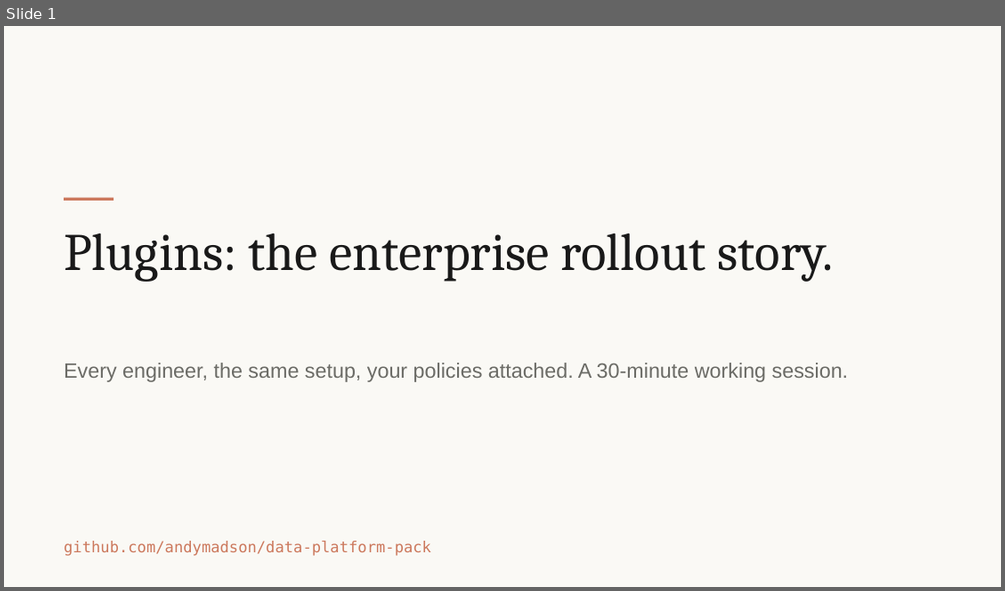
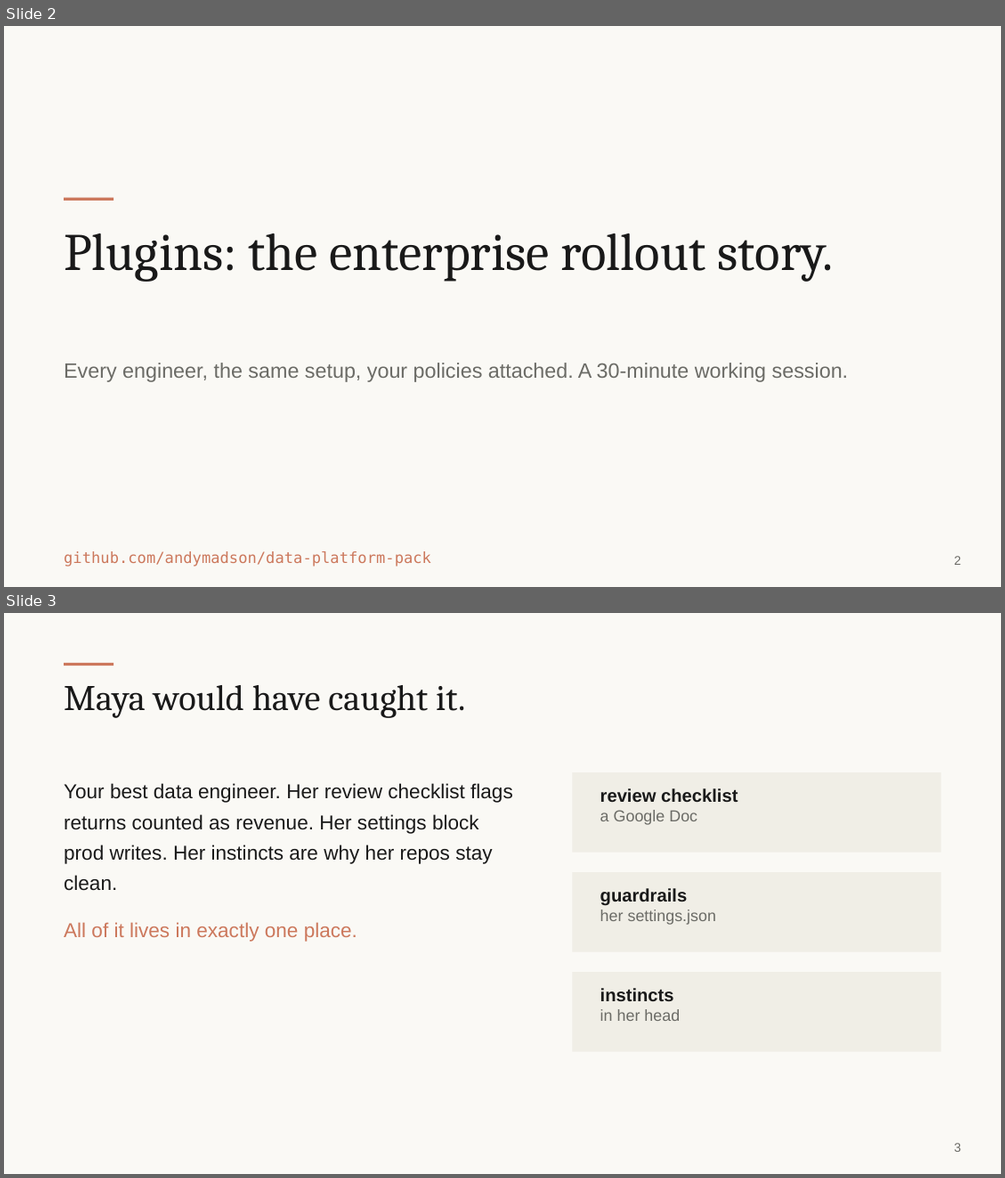
Before and after one commit to andymadson/data-platform-pack, a slide deck: enablement/deck/presentation-deck.pptx. Shown one above the other, each under a label of ours: slide 1 before the commit, slides 2 and 3 after it. The pictures are 1005x591 and 1005x1178 pixels, drawn with LibreOffice and Linux fonts; fonts in the diff are those of the drawing. Boxes give left, top, right and bottom in pixels: in the first picture for what was removed or moved away, otherwise in the second. Text is boxed around its words. In the diff, an @@ line names an element or a change of style, - is before the commit and + after.

Commit message:
Room deck rebuilt as a story: the wrong dashboard number, Maya, and four live beats with terminal receipts

```diff
--- a/enablement/deck/presentation-deck.pptx
+++ b/enablement/deck/presentation-deck.pptx
@@ slide 3 added at [4, 613, 1001, 1174], background #FAF9F5 @@
@@ rectangle added at [64, 663, 113, 666], fill #CC785C @@
@@ text added at [64, 685, 465, 718], 26 pt, text #191919 @@
+Maya would have caught it.
@@ rectangle added at [572, 772, 941, 852], fill #F0EEE6 @@
@@ text added at [64, 783, 513, 941], 14.5 pt, text #191919 @@
+Your best data engineer. Her review checklist flags returns counted as revenue. Her settings block prod writes. Her instincts are why her repos stay clean.
+All of it lives in exactly one place.
@@ text added at [600, 788, 737, 825], 13 pt, text #191919, bold @@
+review checklist
+a Google Doc
@@ rectangle added at [572, 872, 941, 952], fill #F0EEE6 @@
@@ text added at [600, 888, 717, 925], 11.5 pt, text #6B6B66 @@
+guardrails
+her settings.json
@@ rectangle added at [572, 972, 941, 1052], fill #F0EEE6 @@
@@ text added at [600, 988, 680, 1021], 13 pt, text #191919, bold @@
+instincts
+in her head
@@ text added at [954, 1143, 961, 1151], 9 pt, text #6B6B66 @@
+3
@@ what was slide 1 is now slide 2 @@
@@ slide 2 changed as well @@
@@ text "github.com/andymadson/data-platform-pack": place and size @@
-text "github.com/andymadson/data-platform-pack" at [64, 540, 431, 556]
+text "github.com/andymadson/data-platform-pack" at [64, 551, 431, 566]
@@ text added at [954, 556, 961, 564], 9 pt, text #6B6B66 @@
+2
```
Also in this commit, not shown: 3 other slides changed, 11 other slides added, 10 slides removed, 3 other files.
